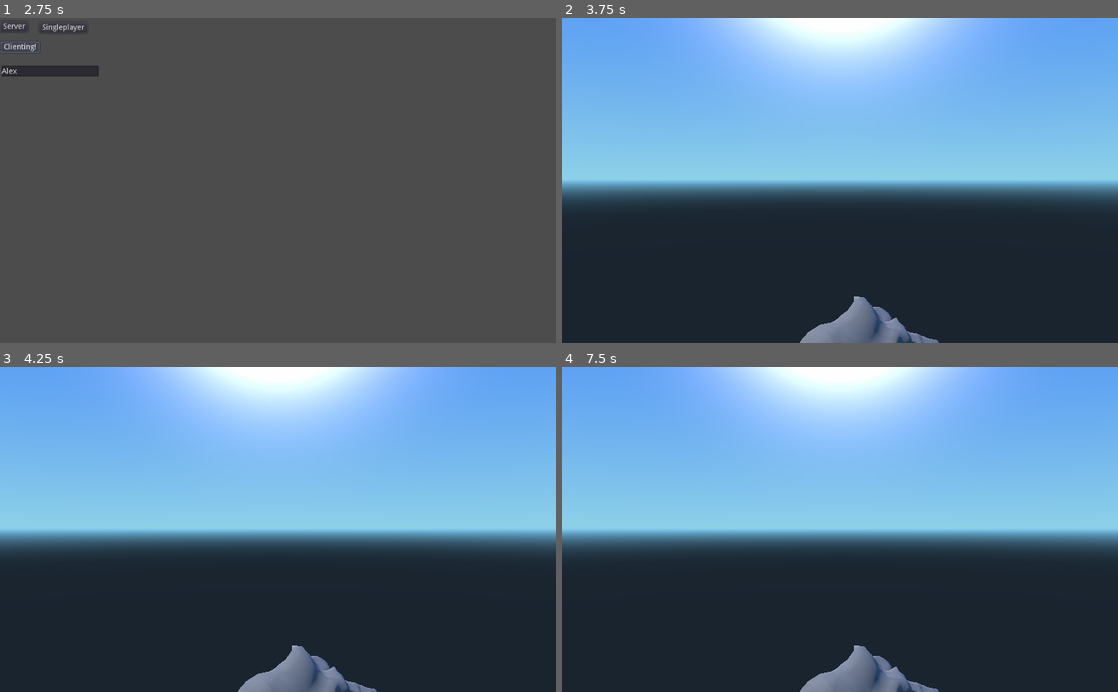
Above: before the commit, frames 1-4 (two rows, left to right).
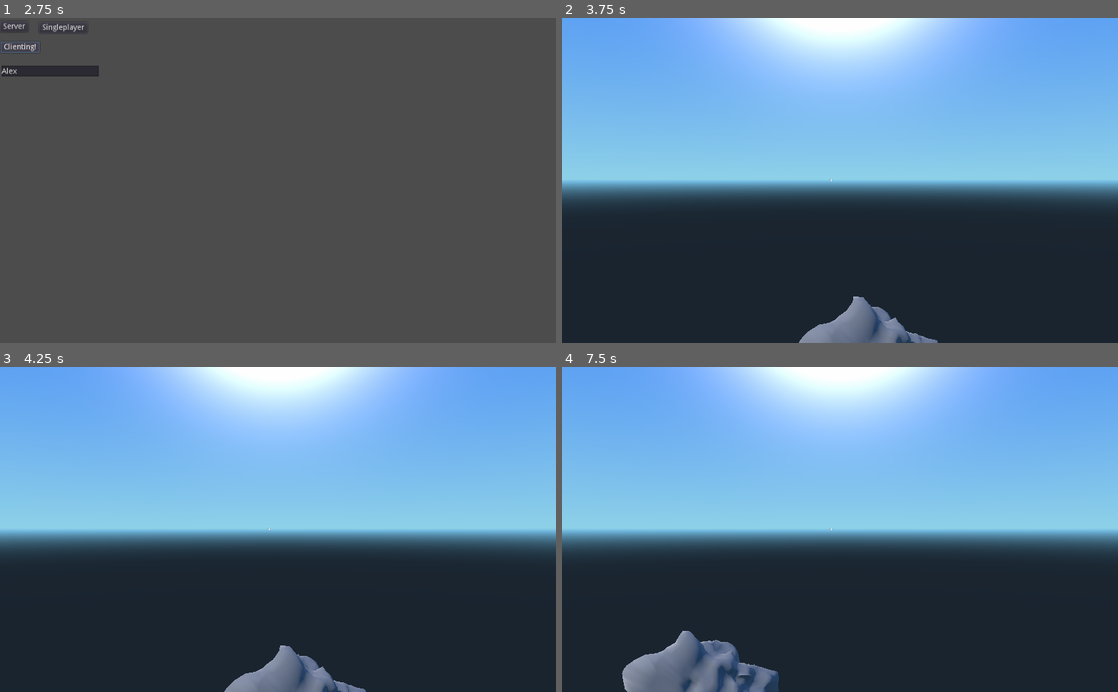
Above: after the commit, the same moments.

Repository: CosineGaming/nv-moba
Game: Godot game, scene res://lobby.tscn
Two runs of this game, one before a commit and one after it. Both use one fixed random seed, a clock stepped at 60 frames per second and the inputs below.
Inputs (mouse positions are in pixels of both pictures, inside the frame that each line leads up to):
- Up to frame 1 (2.75 s): click (50, 70) at 0.52 s; type "Alex" at 0.6 s; click "Client" at 1.25 s; click "Clienting!" at 2 s
- Up to frame 2 (3.75 s): click "Singleplayer" at 2.75 s; tap Enter at 3.5 s; move the mouse to (962, 164) at 3.52 s; hold E (move_right) from 3.53 s (still down); hold Space (jump) from 3.53 s (still down)
- Up to frame 3 (4.25 s): keep holding E (move_right); keep holding Space (jump)
- Up to frame 4 (7.5 s): move the mouse to (728, 545) at 4.27 s; release E (move_right) at 4.28 s; release Space (jump) at 4.28 s; hold O (move_backwards) 4.28-5.03 s; tap Space (jump) at 4.35, 4.52, 4.82, 5.85, 6.02, 6.32, 7.35 s; move the mouse to (895, 458) at 5.02 s; hold E (move_right) 5.03-5.78 s; hold Space (jump) 5.03-5.78 s; move the mouse to (812, 594) at 5.77 s; hold , (move_forwards) 5.78-6.53 s; move the mouse to (1006, 578) at 6.52 s; hold Space (jump) 6.53-7.28 s; hold A (move_left) from 6.53 s (still down); move the mouse to (673, 480) at 7.27 s

Frame 1 is identical in both runs. In frame 2, less than 0.1% of the frame differs, in the area x 42-68%, y 49-100%; in frame 3, 1.2%; in frame 4, 5.2%, in the area x 10-68%, y 49-100%.
Error before the commit: Parse Error: The identifier "is_moving" isn't declared in the current scope. (res://player.gd:100)

Commit message:
Make player multiplayer work on rpc, not rset
This helps make sure that missed packets don't cause jitter or waste CPU

Diff:
--- a/player.gd
+++ b/player.gd
@@ -60,18 +60,14 @@
 			quit()
 
 
+master func _integrate_forces(state):
+	control_player(state)
+	rpc_unreliable("set_status", get_transform(), get_linear_velocity(), get_angular_velocity())
 
-func _integrate_forces(state):
-
-	if is_network_master():
-		control_player(state)
-		rset_unreliable("slave_transform", get_transform())
-		rset_unreliable("slave_lin_v", get_linear_velocity())
-		rset_unreliable("slave_ang_v", get_angular_velocity())
-	else:
-		set_transform(slave_transform)
-		set_linear_velocity(slave_lin_v)
-		set_angular_velocity(slave_ang_v)
+slave func set_status(tf, lv, av):
+	set_transform(tf)
+	set_linear_velocity(lv)
+	set_angular_velocity(av)
 
 func control_player(state):
 
@@ -96,13 +92,7 @@
 	direction = direction.normalized()
 	var ray = get_node("Ray")
 
-	# Increase walk speed and jump height while running and decrement stamina:
-	if Input.is_action_pressed("run") and is_moving and ray.is_colliding():
-		walk_speed *= 1.4
-		jump_speed *= 1.2
-
-	print("---")
-	print(state.get_linear_velocity())
+	#print("---")
 
 	if ray.is_colliding():
 		var up = state.get_total_gravity().normalized()
